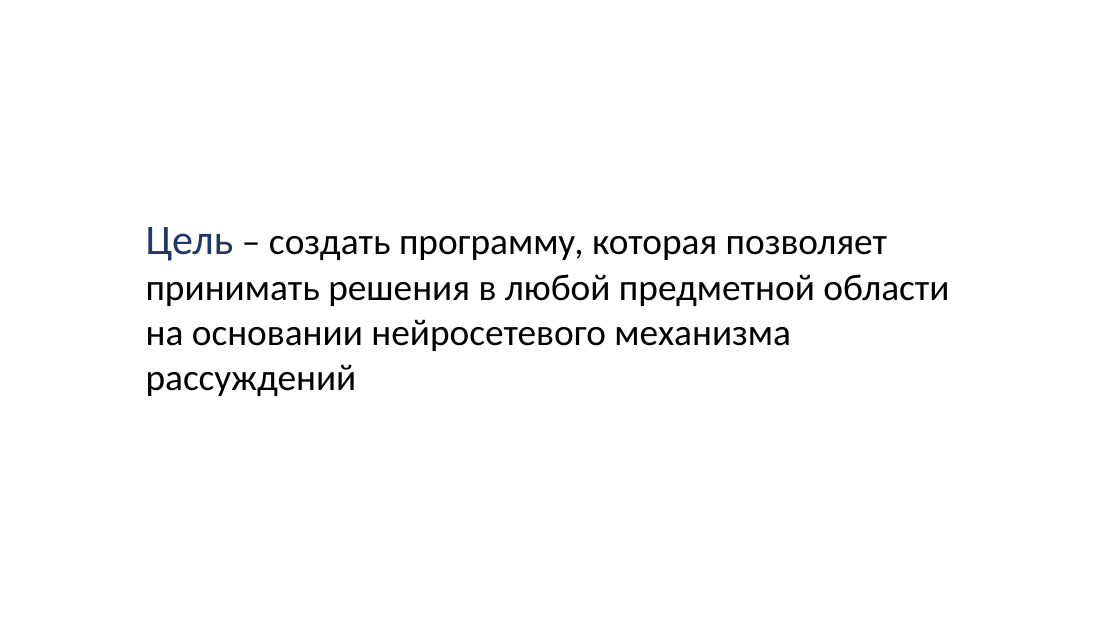
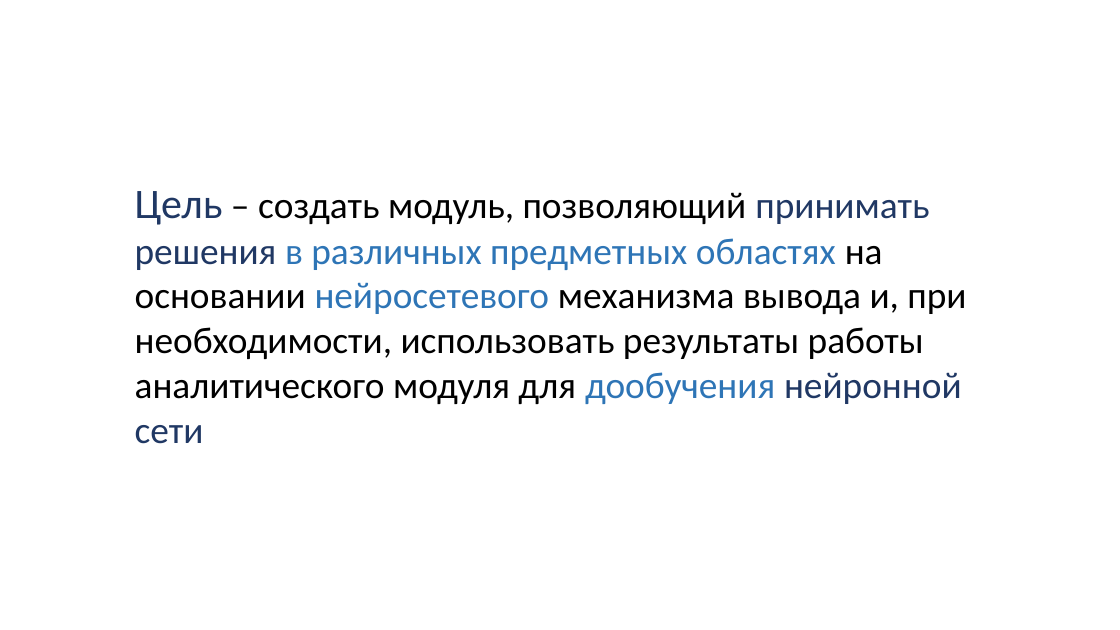
Before and after one commit to sevoster/hybrid-decision-making-system, a slide deck: slide 7 of docs/Синтетическая Презентация.pptx. Drawn at 1120x630 pixels with LibreOffice and Linux fonts; fonts in the diff are those of the drawing. Boxes give left, top, right and bottom in pixels: in the first picture for what was removed or moved away, otherwise in the second. Text is boxed around its words. In the diff, an @@ line names an element or a change of style, - is before the commit and + after.

```diff
--- a/docs/Синтетическая Презентация.pptx
+++ b/docs/Синтетическая Презентация.pptx
@@ text at (135, 191, 966, 444): text changed @@
-Цель – создать программу, которая позволяет принимать решения в любой предметной области на основании нейросетевого механизма рассуждений
+Цель – создать модуль, позволяющий принимать решения в различных предметных областях на основании нейросетевого механизма вывода и, при необходимости, использовать результаты работы аналитического модуля для дообучения нейронной сети
```
Also in this commit, not shown: 14 other slides changed, 9 slides added, 6 slides removed, 8 other files.
